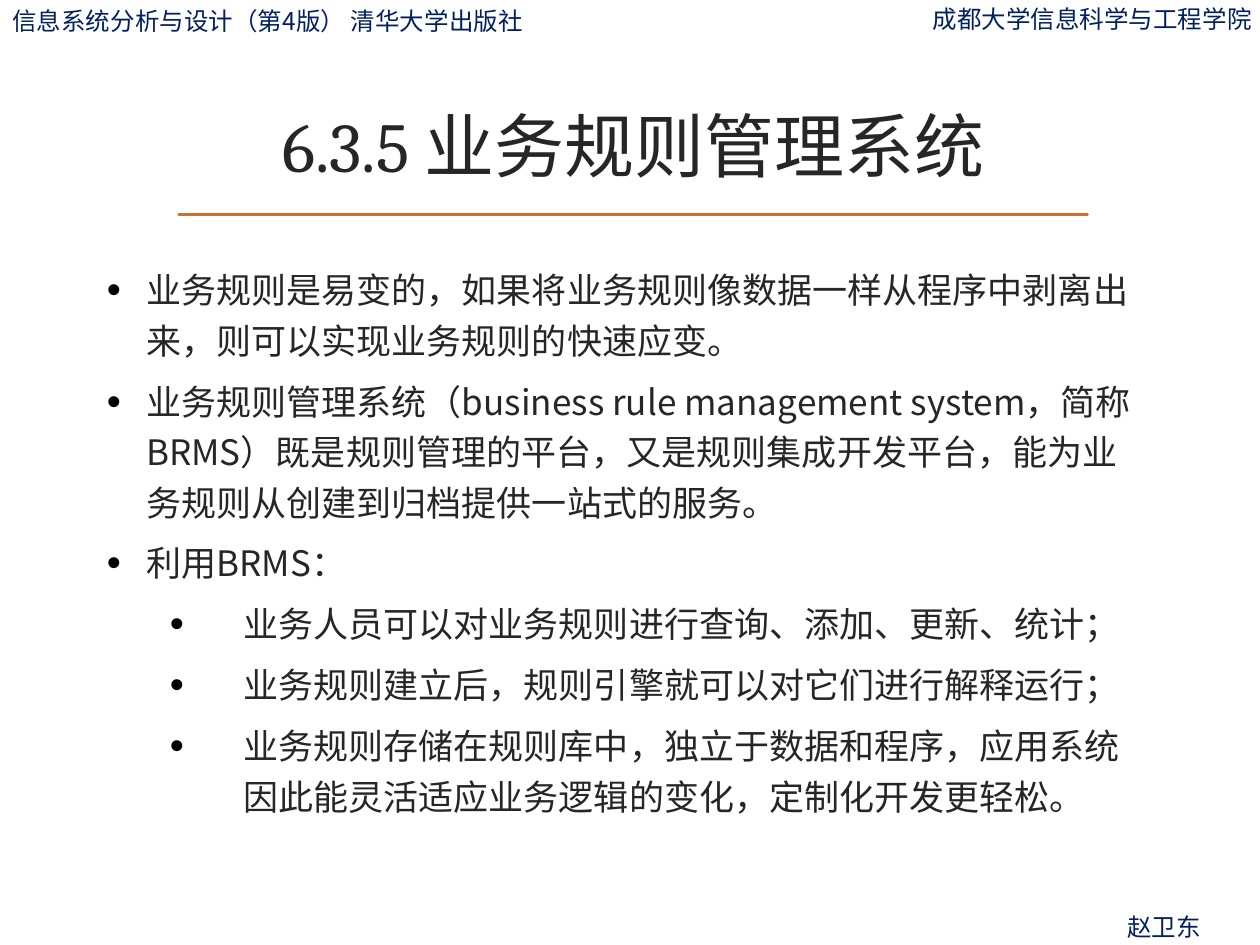
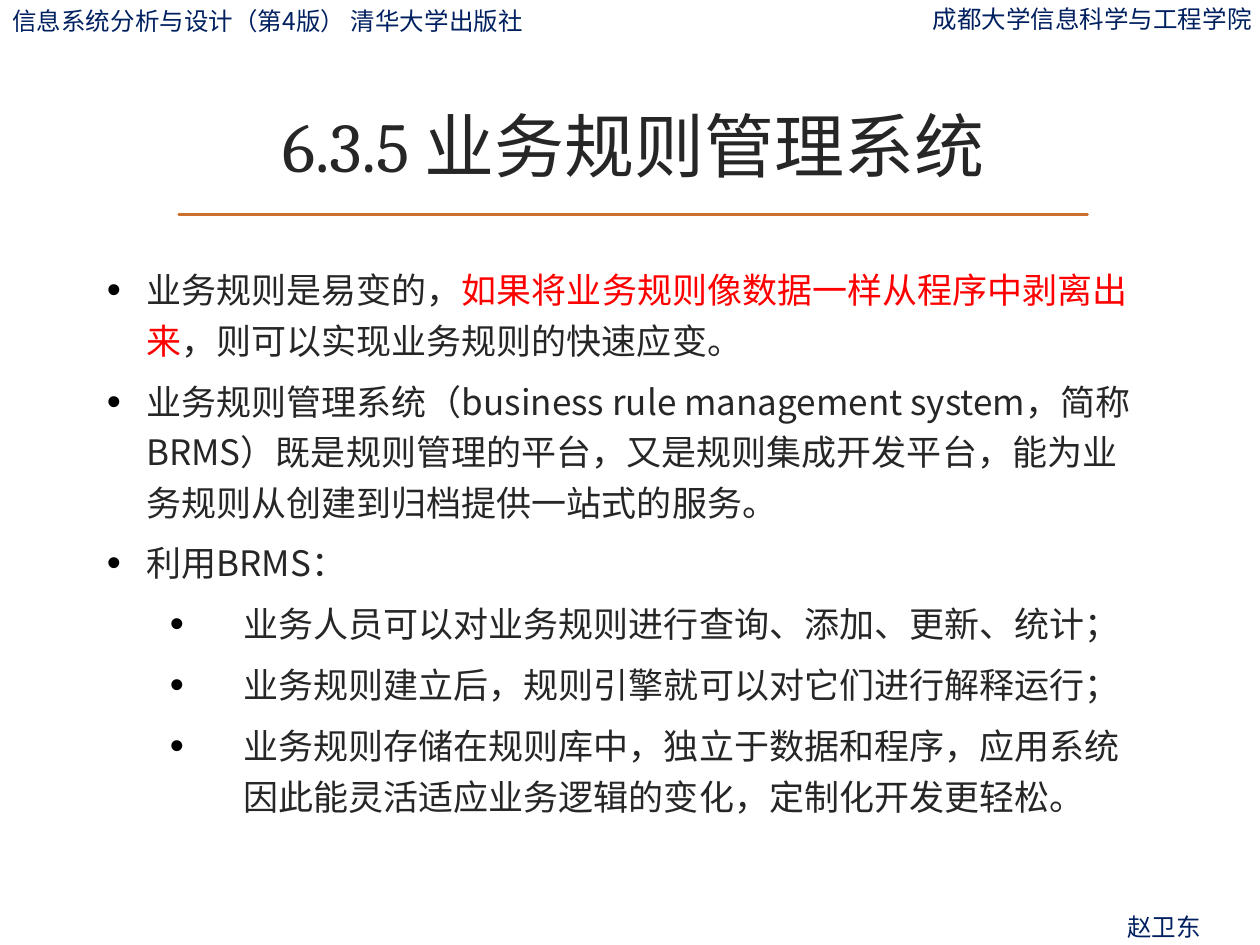
Before and after one commit to ylfagh/is_analysis-1, a slide deck: slide 122 of ppt/第6章-流程建模.pptx. Drawn at 1260x945 pixels with LibreOffice and Linux fonts; fonts in the diff are those of the drawing; background and template pictures are left out. Boxes give left, top, right and bottom in pixels: in the first picture for what was removed or moved away, otherwise in the second. Text is boxed around its words. In the diff, an @@ line names an element or a change of style, - is before the commit and + after.

```diff
--- a/ppt/第6章-流程建模.pptx
+++ b/ppt/第6章-流程建模.pptx
@@ text at (146,273,1128,358): text colour #262626 to #FF0000 in "业务规则是易变的，如果将业务规则像数据一样从程序中剥离出来，则可以实现业务规则的快速应变。" @@
```
Also in this commit, not shown: 2 other slides changed, 4 other files.
